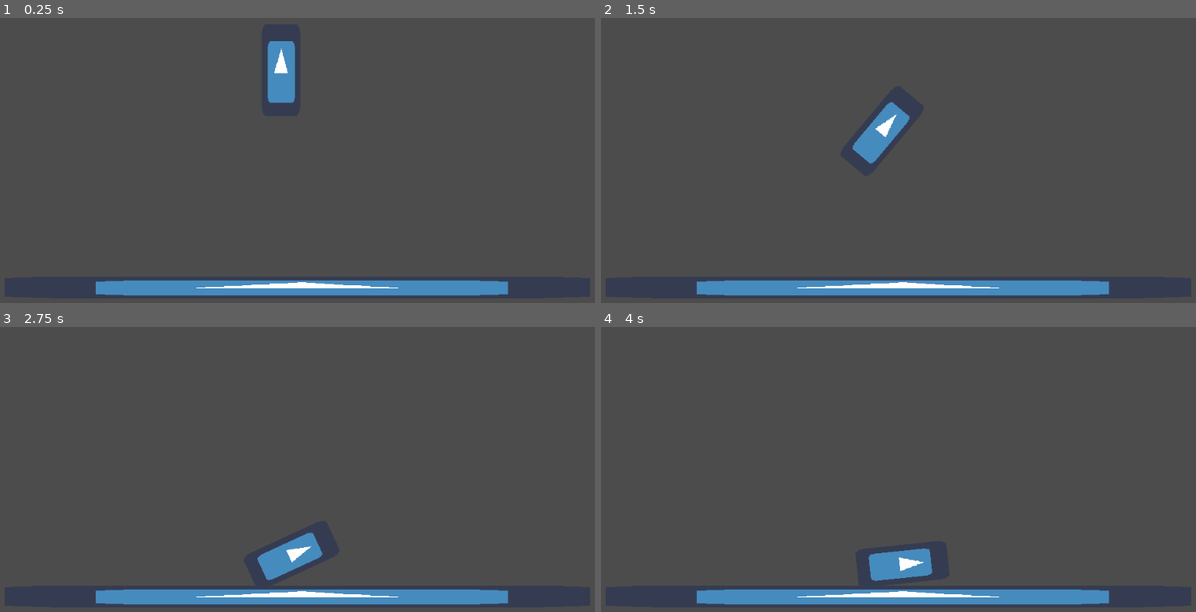
Above: before the commit, frames 1-4 (two rows, left to right).
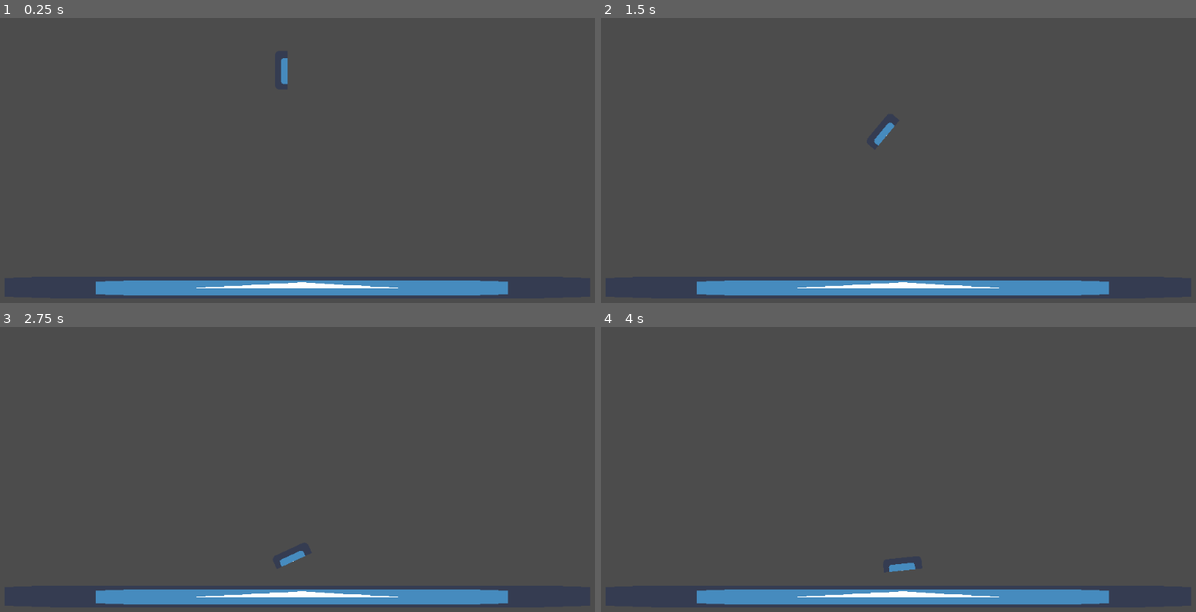
Above: after the commit, the same moments.

Repository: AmazAkar/godot-wild-jam-35
Game: Godot game, scene res://scenes/World.tscn
Same seed, same stepped clock (60 frames per second), same inputs: the game is played once before the commit and once after it. The engine's default icon, where the game draws it, is replaced by a stand-in: a white triangle on a blue panel in a dark square.
Inputs:
- Up to frame 1 (0.25 s): no input
- Up to frame 2 (1.5 s): tap Enter (ui_accept) at 0.5, 0.77 s; hold Right (balance-right) 0.53-1.28 s; hold Left (balance-left) from 1.28 s (still down)
- Up to frame 3 (2.75 s): tap Enter (ui_accept) at 1.52 s; release Left (balance-left) at 2.03 s; hold Right (balance-right) from 2.03 s (still down)
- Up to frame 4 (4 s): tap Enter (ui_accept) at 3.02, 3.5, 3.77 s; release Right (balance-right) at 3.53 s; hold Left (balance-left) from 3.53 s (still down)

The runs differ from the first frame. In frame 1, 1.0% of the frame differs, in the area x 44-50%, y 8-30%; in frame 2, 0.9%; in frame 3, 0.9%; in frame 4, 0.9%.

Commit message:
anim player probably

Diff:
--- a/scenes/Player.tscn
+++ b/scenes/Player.tscn
@@ -10,12 +10,27 @@
 [sub_resource type="RectangleShape2D" id=2]
 extents = Vector2( 20.9187, 50.4147 )
 
+[sub_resource type="Animation" id=3]
+resource_name = "cycle"
+tracks/0/type = "value"
+tracks/0/path = NodePath("Sprite:frame")
+tracks/0/interp = 1
+tracks/0/loop_wrap = true
+tracks/0/imported = false
+tracks/0/enabled = true
+tracks/0/keys = {
+"times": PoolRealArray( 0, 0.3, 0.6 ),
+"transitions": PoolRealArray( 1, 1, 1 ),
+"update": 0,
+"values": [ 0, 0, 0 ]
+}
+
 [node name="Player" type="RigidBody2D"]
 script = ExtResource( 2 )
 
 [node name="Sprite" type="Sprite" parent="."]
-scale = Vector2( 1, 2.3682 )
 texture = ExtResource( 1 )
+hframes = 3
 
 [node name="CollisionShape2D" type="CollisionShape2D" parent="."]
 position = Vector2( 0.314987, 47.247 )
@@ -24,3 +39,6 @@
 [node name="CollisionShape2D2" type="CollisionShape2D" parent="."]
 position = Vector2( 0.314972, -25.5134 )
 shape = SubResource( 2 )
+
+[node name="AnimationPlayer" type="AnimationPlayer" parent="."]
+anims/cycle = SubResource( 3 )
Not shown, added: LVL1spr-export.png.import
Not shown: 1 places in scenes/Player.tscn that only renumber resources
